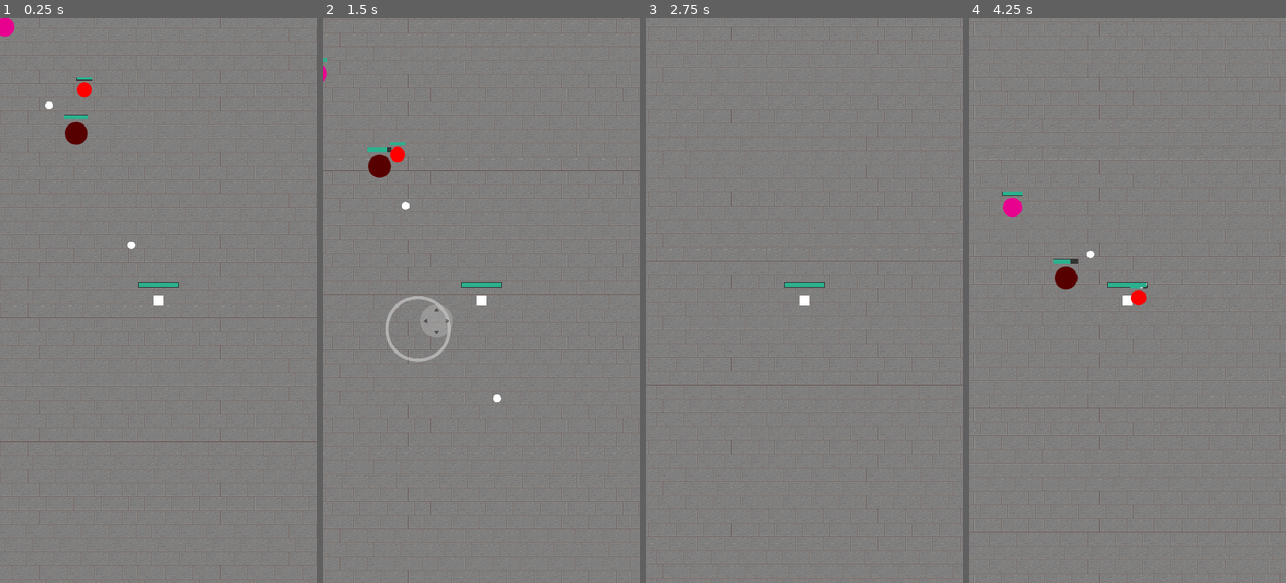
Above: before the commit, frames 1-4 (left to right).
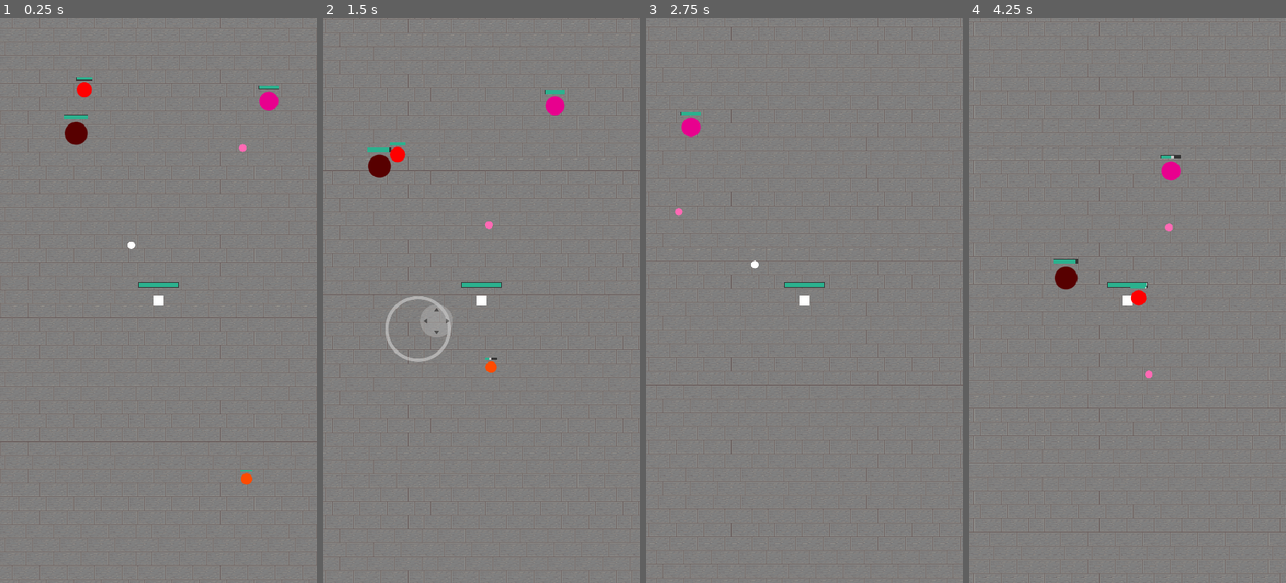
Above: after the commit, the same moments.

Repository: lucaswehmuth/zenrush
Game: Godot game, scene res://scenes/world.tscn
Two runs of this game, one before a commit and one after it. Both use one fixed random seed, a clock stepped at 60 frames per second and the inputs below.
Inputs (mouse positions are in pixels of both pictures, inside the frame that each line leads up to):
- Up to frame 1 (0.25 s): no input
- Up to frame 2 (1.5 s): move the mouse to (551, 272) at 0.52 s; hold D (move_right) 0.53-1.25 s; click (551, 272) at 0.67 s; drag from (418, 328) to (481, 300) at 1.27 s
- Up to frame 3 (2.75 s): move the mouse to (836, 176) at 2.02 s; hold D (move_right) from 2.03 s (still down)
- Up to frame 4 (4.25 s): release D (move_right) at 2.75 s; drag from (1111, 413) to (1032, 215) at 2.77 s; move the mouse to (1222, 385) at 3.52 s; hold A (move_left) from 3.53 s (still down)

The runs differ from the first frame. In frame 1, 0.5% of the frame differs, in the area x 0-88%, y 0-83%; in frame 2, 0.4%; in frame 3, 0.3%; in frame 4, 0.5%, in the area x 10-67%, y 24-64%.

Commit message:
Added rusher enemy and feel improvements

Diff:
--- a/scenes/attacks/base_projectile.gd
+++ b/scenes/attacks/base_projectile.gd
@@ -1,5 +1,7 @@
 class_name BaseProjectile
 extends Area2D
+
+@onready var sprite_2d: Sprite2D = $Sprite2D
 
 @export var speed: float = 400.0
 @export var damage: float = 10.0
@@ -12,9 +14,11 @@
 func _physics_process(delta: float) -> void:
 	position += direction * speed * delta
 
-func init(spawn_position: Vector2, target_direction: Vector2) -> void:
+func init(spawn_position: Vector2, target_direction: Vector2, projectile_speed: float = 400.0, color: Color = Color.WHITE) -> void:
 	global_position = spawn_position
 	direction = target_direction.normalized()
+	speed = projectile_speed
+	sprite_2d.modulate = color
 
 func _on_visible_on_screen_notifier_2d_screen_exited() -> void:
 	queue_free()
--- a/scenes/components/health_bar.gd
+++ b/scenes/components/health_bar.gd
@@ -29,7 +29,7 @@
 func _ready() -> void:
 	mouse_filter = Control.MOUSE_FILTER_IGNORE
 
-func setup(_health: float):
+func init(_health: float):
 	max_value = _health
 	damagebar.max_value = _health
 	health = _health
--- a/scenes/enemies/base_enemy.gd
+++ b/scenes/enemies/base_enemy.gd
@@ -18,7 +18,7 @@
 	current_health = max_health
 	player = get_tree().get_first_node_in_group("player")
 	hurtbox.hurt.connect(_on_hurt)
-	health_bar.setup(max_health)
+	health_bar.init(max_health)
 
 func _physics_process(delta: float) -> void:
 	if player:
--- a/scenes/enemies/ranged_enemy.gd
+++ b/scenes/enemies/ranged_enemy.gd
@@ -6,6 +6,7 @@
 
 @export var min_range: float = 200.0
 @export var max_range: float = 350.0
+@export var projectile_speed: float = 100.0
 @export var fire_cooldown: float = 0.5
 @export var projectile_scene: PackedScene
 
@@ -52,4 +53,4 @@
 	projectile.shooter = "enemy"
 	get_tree().root.add_child(projectile)
 	var direction = (player.global_position - global_position).normalized()
-	projectile.init(global_position + direction * _projectile_spawn_offset, direction)
+	projectile.init(global_position + direction * _projectile_spawn_offset, direction, projectile_speed, Color.HOT_PINK)
--- a/scenes/enemies/ranged_enemy.tscn
+++ b/scenes/enemies/ranged_enemy.tscn
@@ -9,6 +9,7 @@
 script = ExtResource("2_k7uv6")
 min_range = 200.0
 max_range = 350.0
+projectile_speed = 100.0
 fire_cooldown = 2.0
 projectile_scene = ExtResource("3_d5ppq")
 
--- /dev/null
+++ b/scenes/enemies/rusher_enemy.tscn
@@ -0,0 +1,11 @@
+[gd_scene format=3 uid="uid://dfkftjbbr1py7"]
+
+[ext_resource type="PackedScene" uid="uid://cuh1sjvtpu4y3" path="res://scenes/enemies/base_enemy.tscn" id="1_06blf"]
+
+[node name="RusherEnemy" unique_id=1388353835 instance=ExtResource("1_06blf")]
+scale = Vector2(0.15, 0.15)
+max_health = 30.0
+move_speed = 150.0
+
+[node name="Sprite2D" parent="." index="0" unique_id=957711389]
+modulate = Color(1, 0.29411766, 0, 1)
--- a/scenes/player.gd
+++ b/scenes/player.gd
@@ -16,7 +16,7 @@
 
 func _ready() -> void:
 	current_health = max_health
-	healthbar.setup(max_health)
+	healthbar.init(max_health)
 	hurtbox.hurt.connect(_on_hurt)
 
 func _on_hurt(hitbox: Hitbox) -> void:
--- a/scenes/world.tscn
+++ b/scenes/world.tscn
@@ -6,6 +6,7 @@
 [ext_resource type="PackedScene" uid="uid://brh4u1738kw7f" path="res://scenes/enemies/spawn_manager.tscn" id="4_k0juu"]
 [ext_resource type="PackedScene" uid="uid://cuh1sjvtpu4y3" path="res://scenes/enemies/base_enemy.tscn" id="5_71j4m"]
 [ext_resource type="PackedScene" uid="uid://qlhsq328doj7" path="res://scenes/enemies/ranged_enemy.tscn" id="6_qfnet"]
+[ext_resource type="PackedScene" uid="uid://dfkftjbbr1py7" path="res://scenes/enemies/rusher_enemy.tscn" id="7_i7141"]
 
 [node name="World" type="Node2D" unique_id=2109249253]
 
@@ -34,3 +35,7 @@
 position = Vector2(120.99999, 88.99999)
 
 [node name="RangedEnemy" parent="." unique_id=2060392647 instance=ExtResource("6_qfnet")]
+position = Vector2(407, 125)
+
+[node name="RusherEnemy" parent="." unique_id=373184879 instance=ExtResource("7_i7141")]
+position = Vector2(389.99997, 729.99994)
